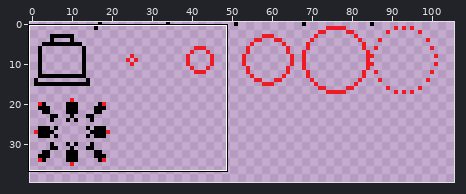
File history of a sprite sheet, content/sprites/rocketTower.png. The picture above shows the old version from afar; the outline marks the close-up.
Close-up. Before the edit:
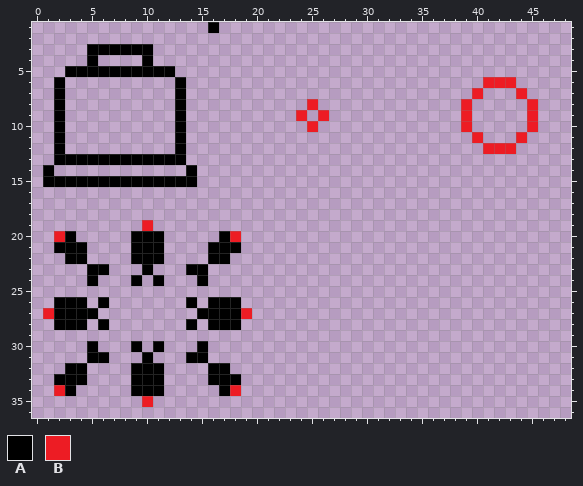
The file is 108x48 pixels. Shown: x 0..48, y 1..36. The wide view leaves out empty margins.
Palette (. is transparent): A #000000  B #ed1c24
Pixels before, first column x 1:
 1 ...............A.............................
 2 .............................................
 3 ....AAAAAA...................................
 4 ....A....A...................................
 5 ..AAAAAAAAAA.................................
 6 .A..........A...........................BBB..
 7 .A..........A..........................B...B.
 8 .A..........A...........B.............B.....B
 9 .A..........A..........B.B............B.....B
10 .A..........A...........B.............B.....B
11 .A..........A..........................B...B.
12 .A..........A...........................BBB..
13 .AAAAAAAAAAAA................................
14 A............A...............................
15 AAAAAAAAAAAAAA...............................
16 .............................................
17 .............................................
18 .............................................
19 .........B...................................
20 .BA.....AAA.....AB...........................
21 .AAA....AAA....AAA...........................
22 ..AA....AAA....AA............................
23 ....AA...A...AA..............................
24 ....A...A.A...A..............................
25 .............................................
26 .AAA.A.......A.AAA...........................
27 BAAAA.........AAAAB..........................
28 .AAA.A.......A.AAA...........................
29 .............................................
30 ....A...A.A...A..............................
31 ....AA...A...AA..............................
32 ..AA....AAA....AA............................
33 .AAA....AAA....AAA...........................
34 .BA.....AAA.....AB...........................
35 .........B...................................
Now the later version:
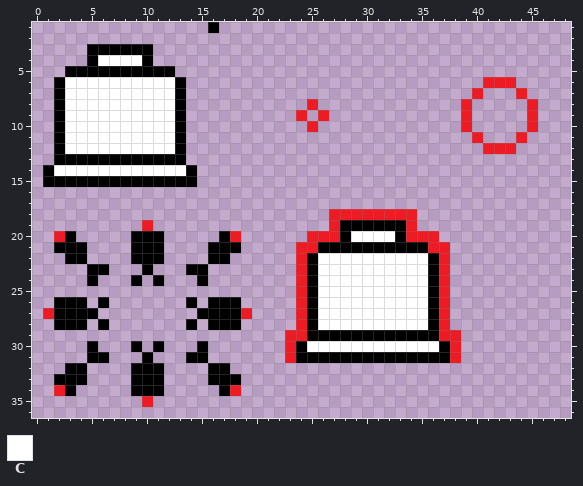
Colours new in this view: C #ffffff
Diff:
{"y":4,"x":6,"old":"....","new":"CCCC"}
{"y":6,"x":3,"old":"..........","new":"CCCCCCCCCC"}
{"y":7,"x":3,"old":"..........","new":"CCCCCCCCCC"}
{"y":8,"x":3,"old":"..........","new":"CCCCCCCCCC"}
{"y":9,"x":3,"old":"..........","new":"CCCCCCCCCC"}
{"y":10,"x":3,"old":"..........","new":"CCCCCCCCCC"}
{"y":11,"x":3,"old":"..........","new":"CCCCCCCCCC"}
{"y":12,"x":3,"old":"..........","new":"CCCCCCCCCC"}
{"y":14,"x":2,"old":"............","new":"CCCCCCCCCCCC"}
{"y":18,"x":27,"old":"........","new":"BBBBBBBB"}
{"y":19,"x":27,"old":"........","new":"BAAAAAAB"}
{"y":20,"x":25,"old":"............","new":"BBBACCCCABBB"}
{"y":21,"x":24,"old":"..............","new":"BBAAAAAAAAAABB"}
{"y":22,"x":24,"old":"..............","new":"BACCCCCCCCCCAB"}
{"y":23,"x":24,"old":"..............","new":"BACCCCCCCCCCAB"}
{"y":24,"x":24,"old":"..............","new":"BACCCCCCCCCCAB"}
{"y":25,"x":24,"old":"..............","new":"BACCCCCCCCCCAB"}
{"y":26,"x":24,"old":"..............","new":"BACCCCCCCCCCAB"}
{"y":27,"x":24,"old":"..............","new":"BACCCCCCCCCCAB"}
{"y":28,"x":24,"old":"..............","new":"BACCCCCCCCCCAB"}
{"y":29,"x":23,"old":"................","new":"BBAAAAAAAAAAAABB"}
{"y":30,"x":23,"old":"................","new":"BACCCCCCCCCCCCAB"}
{"y":31,"x":23,"old":"................","new":"BAAAAAAAAAAAAAAB"}
{"label":"added","picture_box":[54,55,186,176]}
{"label":"added","picture_box":[285,209,461,363]}
